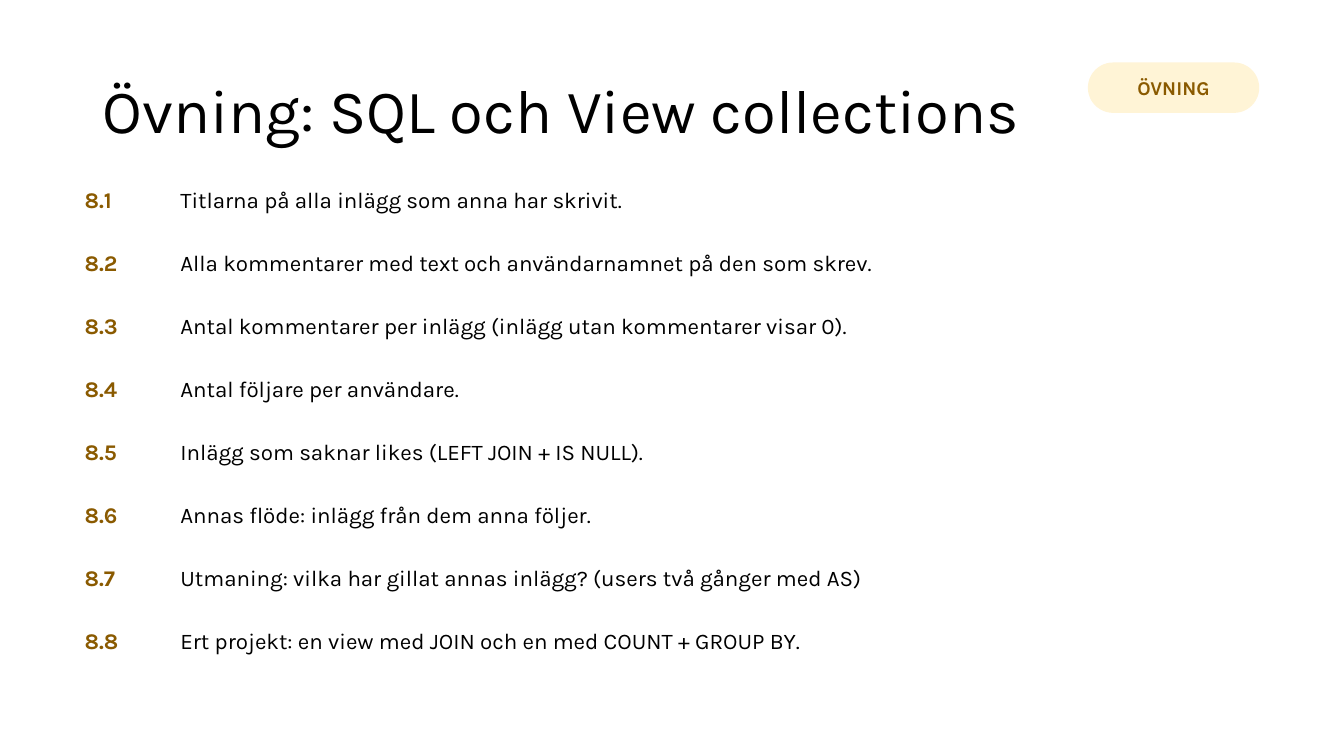
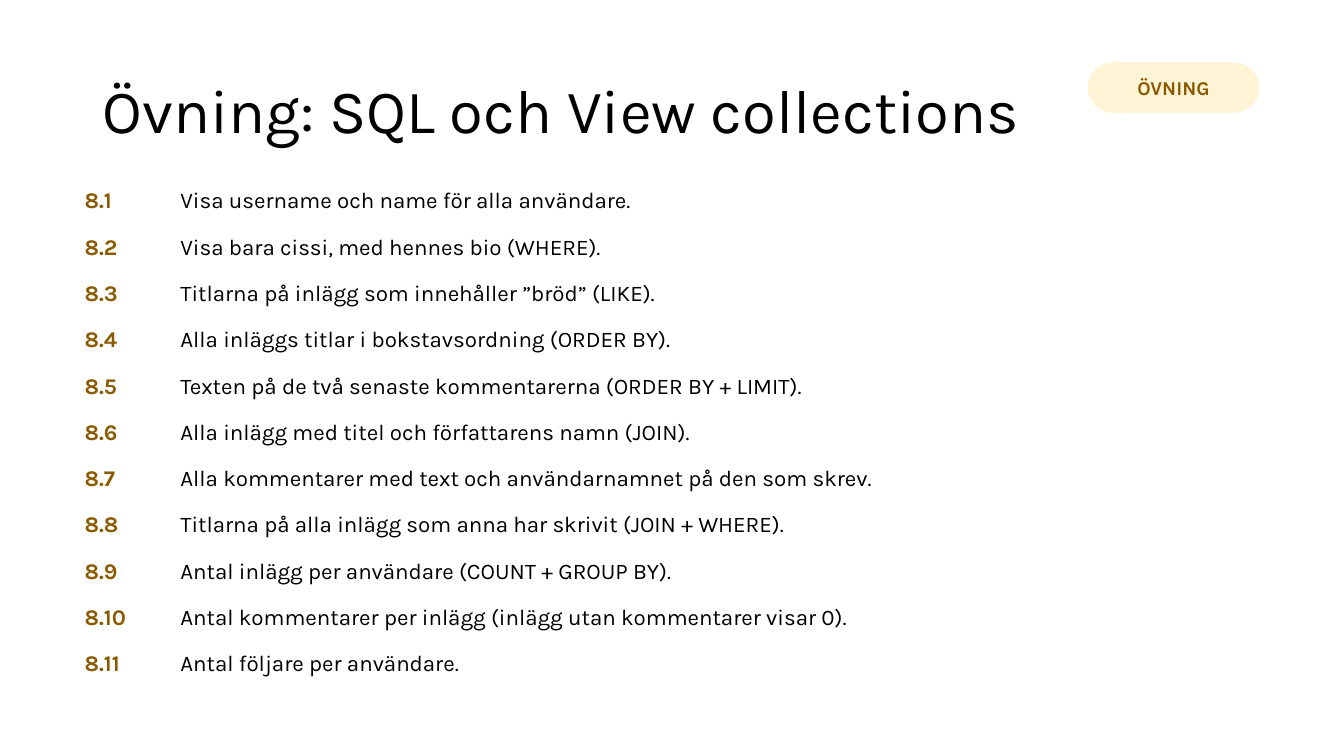
Before and after one commit to abbjetmus/pocketbase-flutter-kurs, a slide deck: slide 35 of Databaser och mobilapputveckling - sammanfattning.pptx. Drawn at 1344x756 pixels with LibreOffice and Linux fonts; fonts in the diff are those of the drawing. Boxes give left, top, right and bottom in pixels: in the first picture for what was removed or moved away, otherwise in the second. Text is boxed around its words. In the diff, an @@ line names an element or a change of style, - is before the commit and + after.

```diff
--- a/Databaser och mobilapputveckling - sammanfattning.pptx
+++ b/Databaser och mobilapputveckling - sammanfattning.pptx
@@ text at box(180, 192, 631, 209): text changed @@
-Titlarna på alla inlägg som anna har skrivit.
+Visa username och name för alla användare.
@@ text "8.2": place and size @@
-text "8.2" at box(85, 256, 118, 272)
+text "8.2" at box(85, 240, 118, 256)
@@ text added at box(180, 239, 600, 258), 16 pt, text #000000 @@
+Visa bara cissi, med hennes bio (WHERE).
@@ text "8.3": place and size @@
-text "8.3" at box(85, 319, 118, 335)
+text "8.3" at box(85, 286, 118, 302)
@@ text added at box(180, 284, 655, 307), 16 pt, text #000000 @@
+Titlarna på inlägg som innehåller ”bröd” (LIKE).
@@ text "8.4": place and size @@
-text "8.4" at box(85, 382, 118, 398)
+text "8.4" at box(85, 332, 118, 348)
@@ text added at box(180, 331, 670, 353), 16 pt, text #000000 @@
+Alla inläggs titlar i bokstavsordning (ORDER BY).
@@ text "8.5": place and size @@
-text "8.5" at box(85, 445, 117, 461)
+text "8.5" at box(85, 379, 117, 395)
@@ text at box(180, 377, 802, 400): text changed @@
-Inlägg som saknar likes (LEFT JOIN + IS NULL).
+Texten på de två senaste kommentarerna (ORDER BY + LIMIT).
@@ text "8.6": place and size @@
-text "8.6" at box(85, 508, 118, 524)
+text "8.6" at box(85, 425, 118, 441)
@@ text at box(180, 424, 690, 446): text changed @@
-Annas flöde: inlägg från dem anna följer.
+Alla inlägg med titel och författarens namn (JOIN).
@@ text "8.7": place and size @@
-text "8.7" at box(85, 571, 115, 587)
+text "8.7" at box(85, 471, 115, 487)
@@ text "Alla kommentarer med text och ...": place and size @@
-text "Alla kommentarer med text och ..." at box(180, 254, 872, 277)
+text "Alla kommentarer med text och ..." at box(180, 469, 872, 492)
@@ text "8.8": place and size @@
-text "8.8" at box(85, 634, 119, 650)
+text "8.8" at box(85, 517, 119, 533)
@@ text at box(180, 515, 784, 538): text changed @@
-Ert projekt: en view med JOIN och en med COUNT + GROUP BY.
+Titlarna på alla inlägg som anna har skrivit (JOIN + WHERE).
@@ text added at box(85, 564, 118, 580), 16 pt, text #8A5A00, bold @@
+8.9
@@ text removed at box(180, 569, 861, 592) @@
-Utmaning: vilka har gillat annas inlägg? (users två gånger med AS)
@@ text added at box(180, 563, 671, 585), 16 pt, text #000000 @@
+Antal inlägg per användare (COUNT + GROUP BY).
@@ text added at box(85, 610, 126, 626), 16 pt, text #8A5A00, bold @@
+8.10
@@ text "Antal kommentarer per inlägg (inlägg ...": place and size @@
-text "Antal kommentarer per inlägg (inlägg ..." at box(180, 318, 846, 340)
+text "Antal kommentarer per inlägg (inlägg ..." at box(180, 609, 846, 631)
@@ text added at box(85, 656, 120, 672), 16 pt, text #8A5A00, bold @@
+8.11
@@ text "Antal följare per användare.": place and size @@
-text "Antal följare per användare." at box(180, 381, 459, 403)
+text "Antal följare per användare." at box(180, 655, 459, 677)
```
Also in this commit, not shown: 2 other slides changed, 2 other files.
